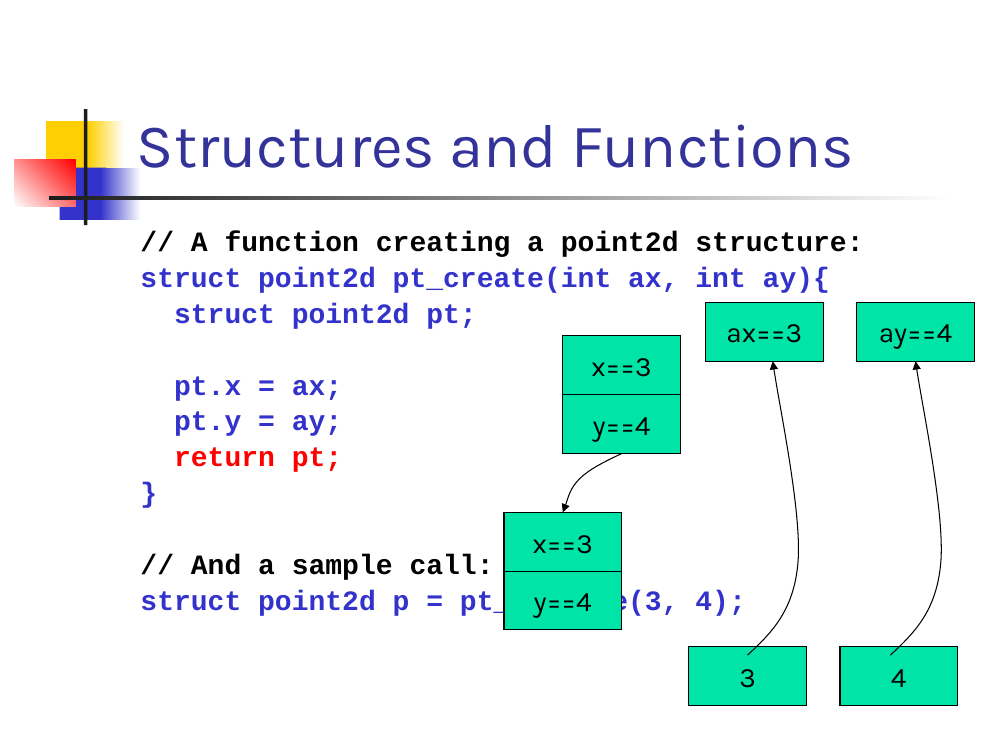
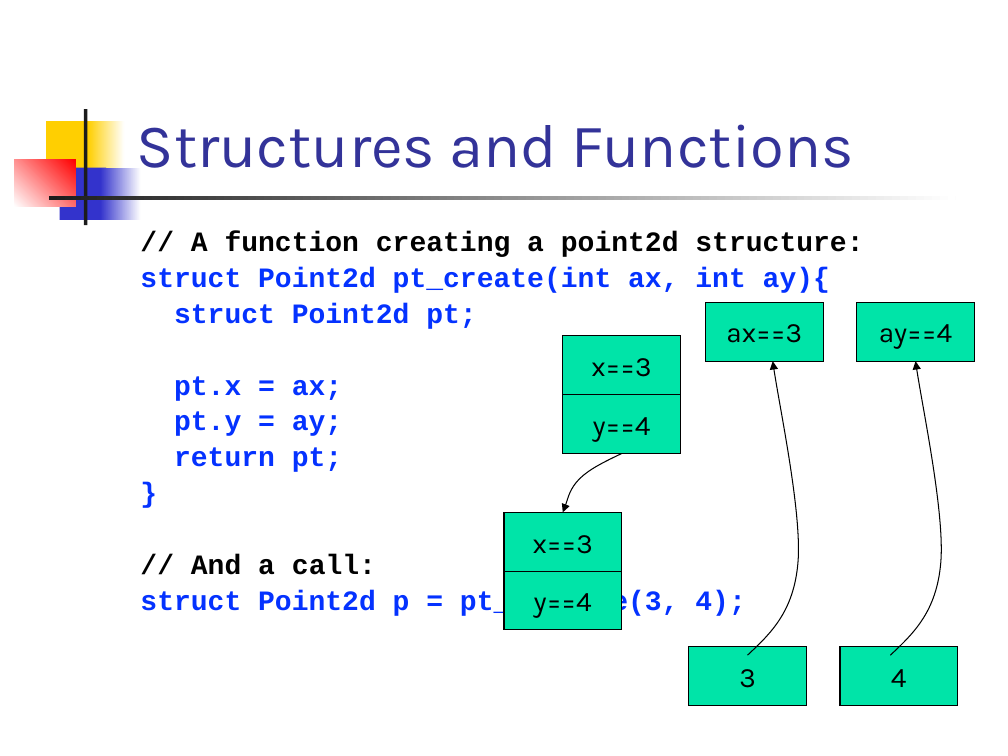
Before and after one commit to csslab-ustc/csslab-ustc.github.io, a slide deck: slide 13 of courses/sysprog/slides/lec07-struct.pptx. Drawn at 1008x756 pixels with LibreOffice and Linux fonts; fonts in the diff are those of the drawing. Boxes give left, top, right and bottom in pixels: in the first picture for what was removed or moved away, otherwise in the second. Text is boxed around its words. In the diff, an @@ line names an element or a change of style, - is before the commit and + after.

```diff
--- a/courses/sysprog/slides/lec07-struct.pptx
+++ b/courses/sysprog/slides/lec07-struct.pptx
@@ text at (140, 267, 830, 329): text changed; text colour #3333CC to #0432FF @@
-struct point2d pt_create(int ax, int ay){
-struct point2d pt;
+struct Point2d pt_create(int ax, int ay){
+struct Point2d pt;
@@ text at (174, 376, 342, 472): text colour #3333CC to #0432FF in "pt.x = ax;", "pt.y = ay;", "}"; text colour #FF0000 to #0432FF in "return pt;" @@
@@ text at (140, 554, 745, 618): text changed; text colour #3333CC to #0432FF @@
-// And a sample call:
-struct point2d p = pt_ create(3, 4);
+// And a call:
+struct Point2d p = pt_ create(3, 4);
```
Also in this commit, not shown: 41 other slides changed, 6 other files.
